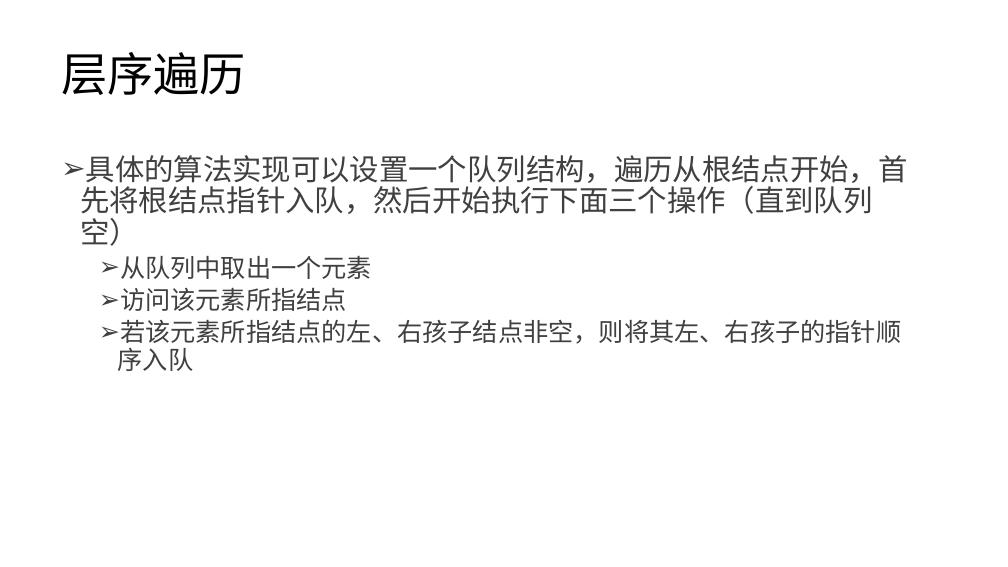
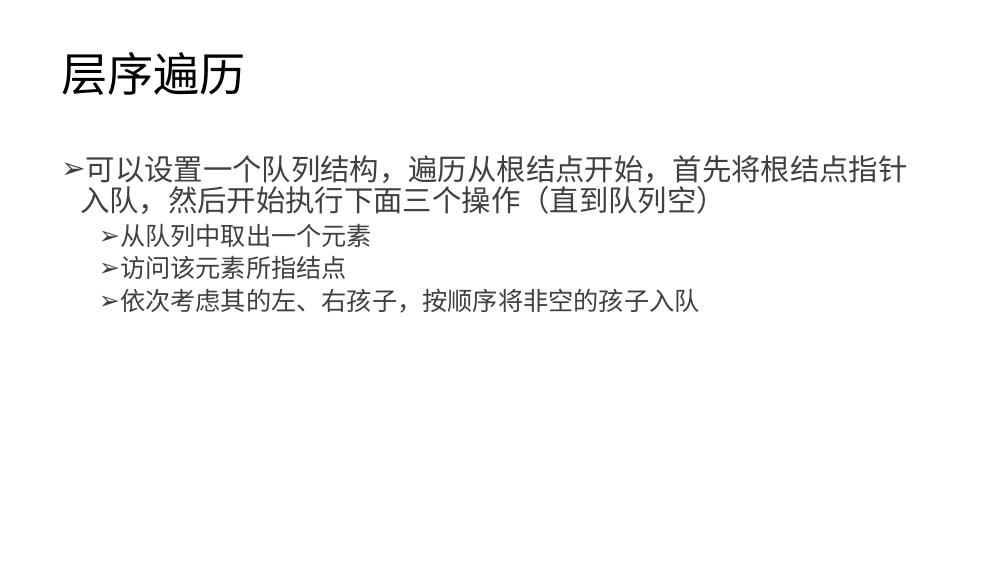
Before and after one commit to lezhang-thu/data-structure, a slide deck: slide 14 of 2022秋季-数据结构-第4章-树a.pptx. Drawn at 1008x567 pixels with LibreOffice and Linux fonts; fonts in the diff are those of the drawing. Boxes give left, top, right and bottom in pixels: in the first picture for what was removed or moved away, otherwise in the second. Text is boxed around its words. In the diff, an @@ line names an element or a change of style, - is before the commit and + after.

Commit message:
update

```diff
--- a/2022秋季-数据结构-第4章-树a.pptx
+++ b/2022秋季-数据结构-第4章-树a.pptx
@@ text at <box>80,155,908,214</box>: text changed @@
-➢ 具体的算法实现可以设置一个队列结构，遍历从根结点开始，首先将根结点指针入队，然后开始执行下面三个操作（直到队列空）
+➢ 可以设置一个队列结构，遍历从根结点开始，首先将根结点指针入队，然后开始执行下面三个操作（直到队列空）
@@ text at <box>120,289,700,313</box>: text changed @@
-  ➢ 若该元素所指结点的左、右孩子结点非空，则将其左、右孩子的指针顺序入队
+  ➢ 依次考虑其的左、右孩子，按顺序将非空的孩子入队
```
Also in this commit, not shown: 3 other slides changed.
